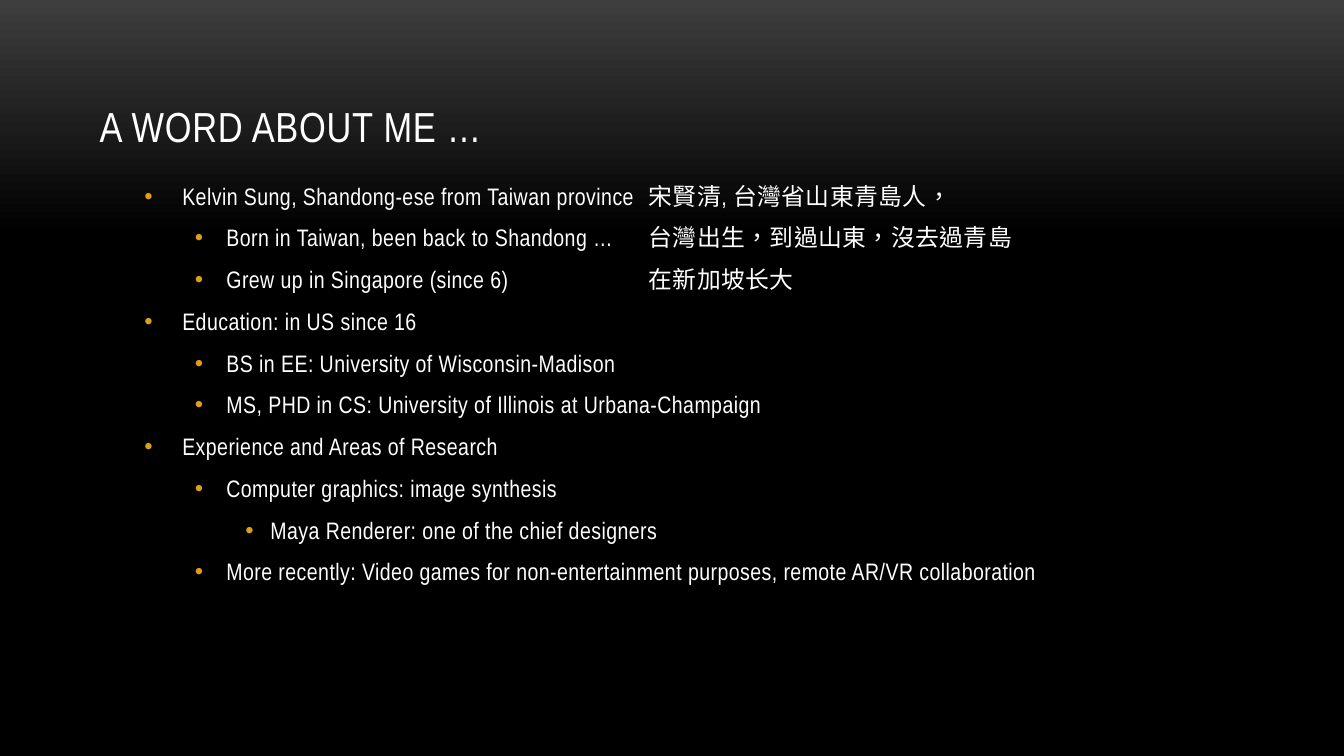
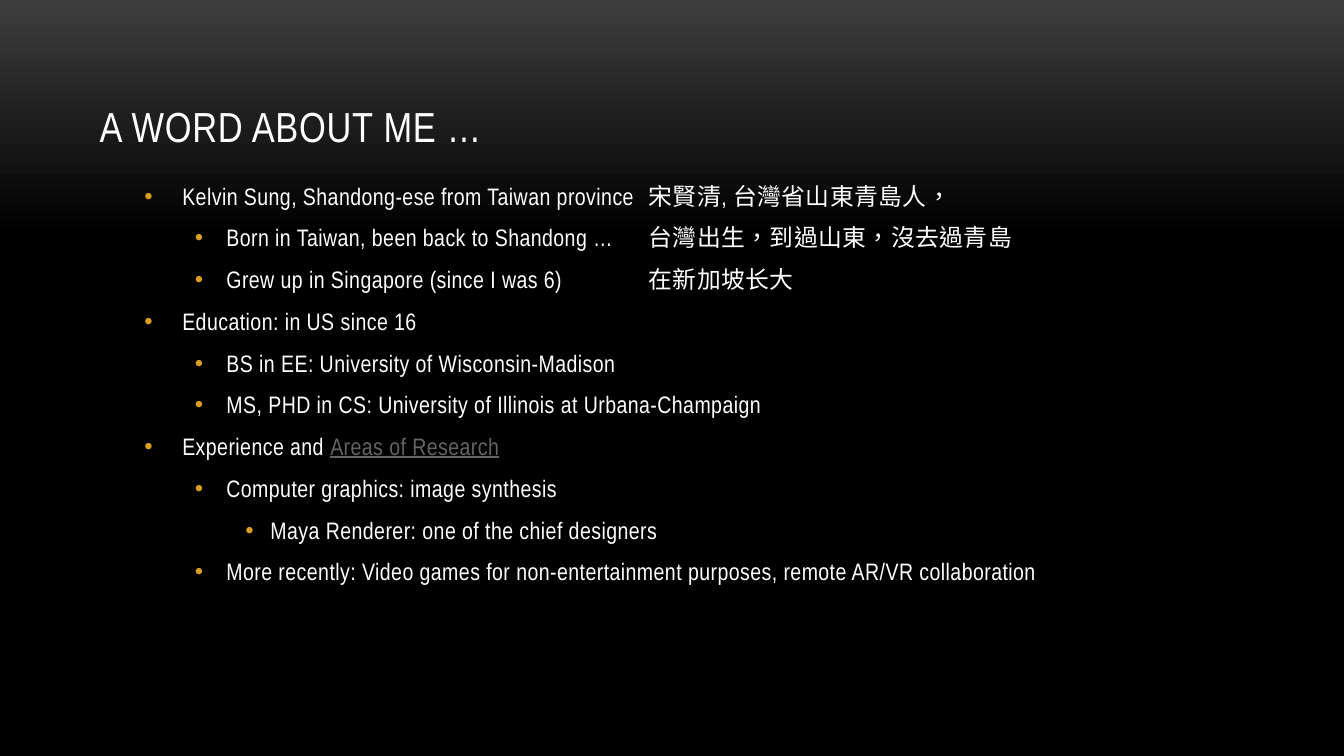
Before and after one commit to myuwbclasses/IntroGameDevelopment, a slide deck: slide 10 of PPT/Intro.pptx. Drawn at 1344x756 pixels with LibreOffice and Linux fonts; fonts in the diff are those of the drawing; background and template pictures are left out. Boxes give left, top, right and bottom in pixels: in the first picture for what was removed or moved away, otherwise in the second. Text is boxed around its words. In the diff, an @@ line names an element or a change of style, - is before the commit and + after.

```diff
--- a/PPT/Intro.pptx
+++ b/PPT/Intro.pptx
@@ text at (226,268,793,293): text changed @@
-  • Grew up in Singapore (since 6) 在新加坡长大
+  • Grew up in Singapore (since I was 6) 在新加坡长大
@@ text at (182,437,499,460): text colour #FFFFFF to #646464, underline on in "Areas of Research" @@
```
Also in this commit, not shown: 8 other slides changed, 1 slide added, 2 other files.
